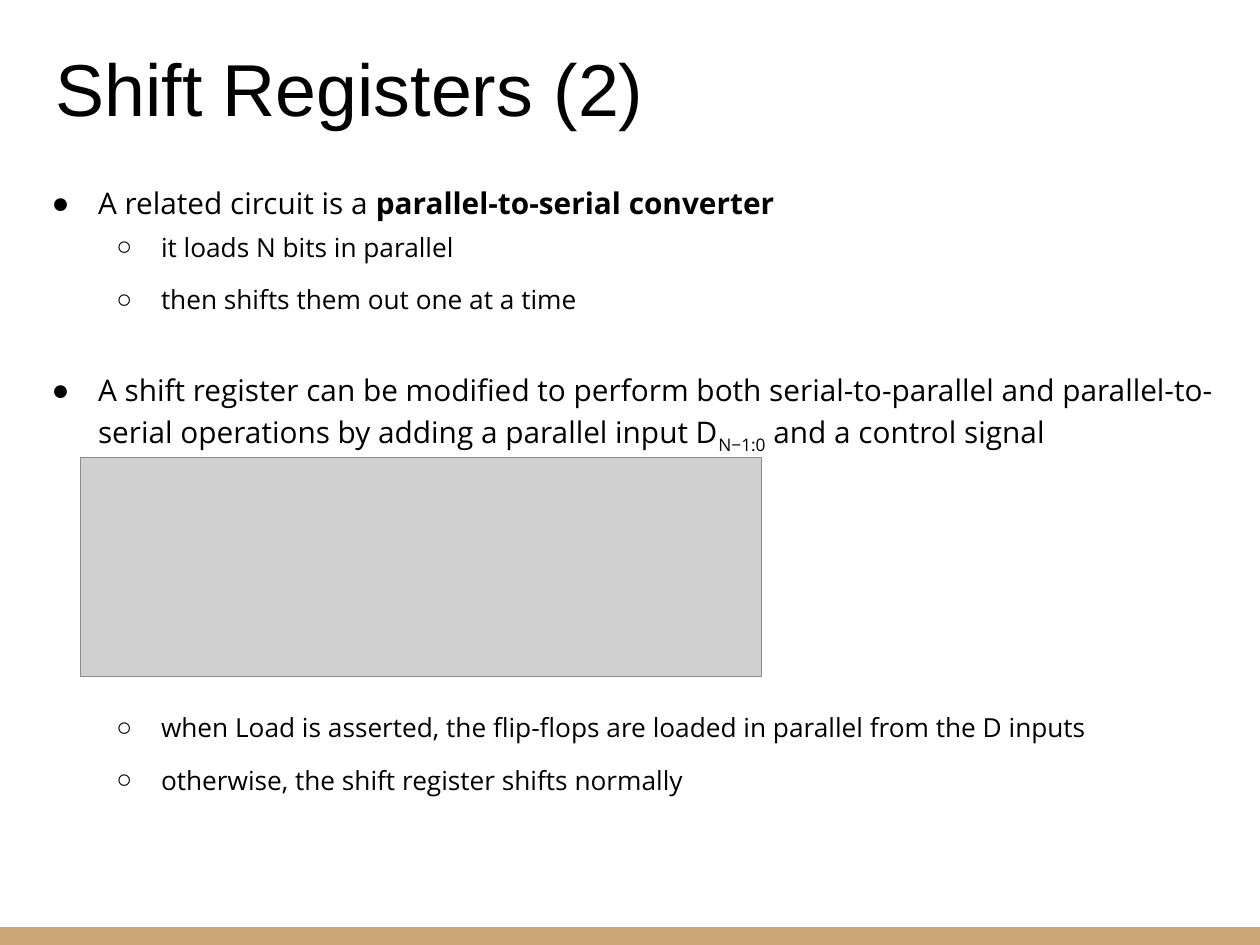
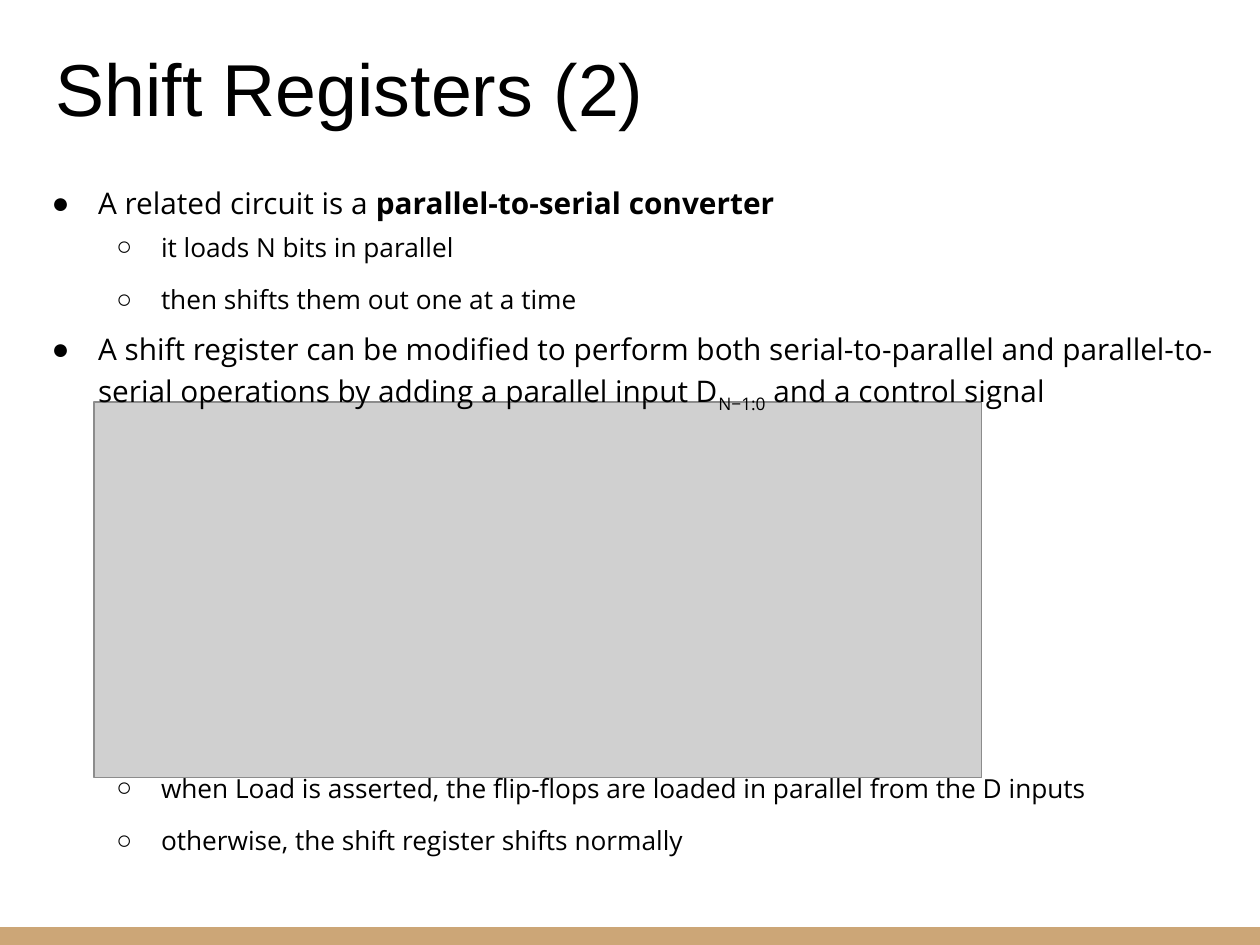
Before and after one commit to riccardoberta/esd, a slide deck: slide 7 of 10 - Sequential Building Blocks/10 - Sequential Building Blocks.pptx. Drawn at 1260x945 pixels with LibreOffice and Linux fonts; fonts in the diff are those of the drawing; grey boxes stand for pictures. Boxes give left, top, right and bottom in pixels: in the first picture for what was removed or moved away, otherwise in the second. Text is boxed around its words. In the diff, an @@ line names an element or a change of style, - is before the commit and + after.

```diff
--- a/10 - Sequential Building Blocks/10 - Sequential Building Blocks.pptx
+++ b/10 - Sequential Building Blocks/10 - Sequential Building Blocks.pptx
@@ text "A related circuit is a ..." rewrapped from [98, 191, 1212, 797] to [98, 191, 1212, 857] @@
@@ picture added at [94, 402, 983, 777] @@
@@ picture removed at [81, 457, 761, 677] @@
```
Also in this commit, not shown: 19 other slides changed, 1 slide added, 2 slides removed, 20 other files.
